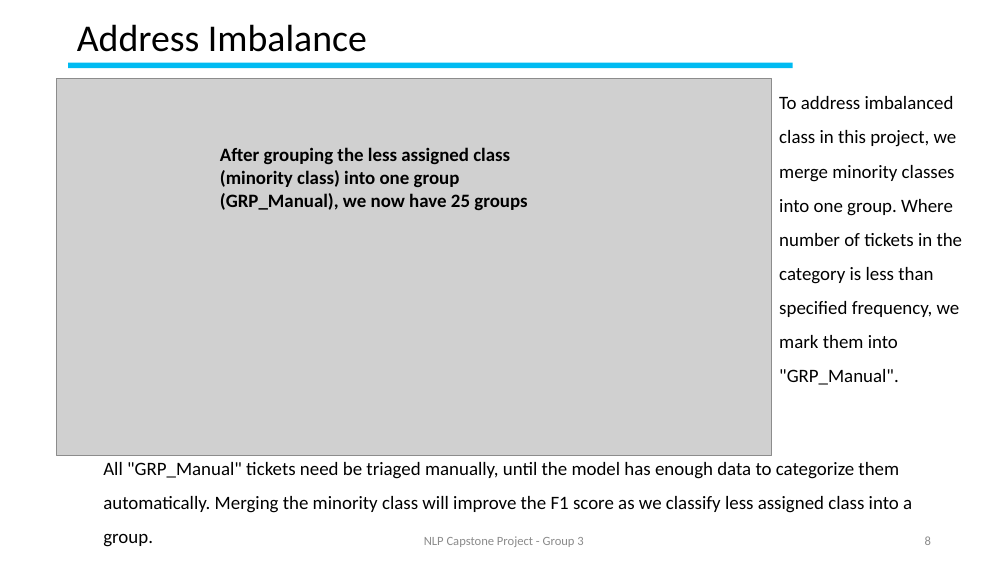
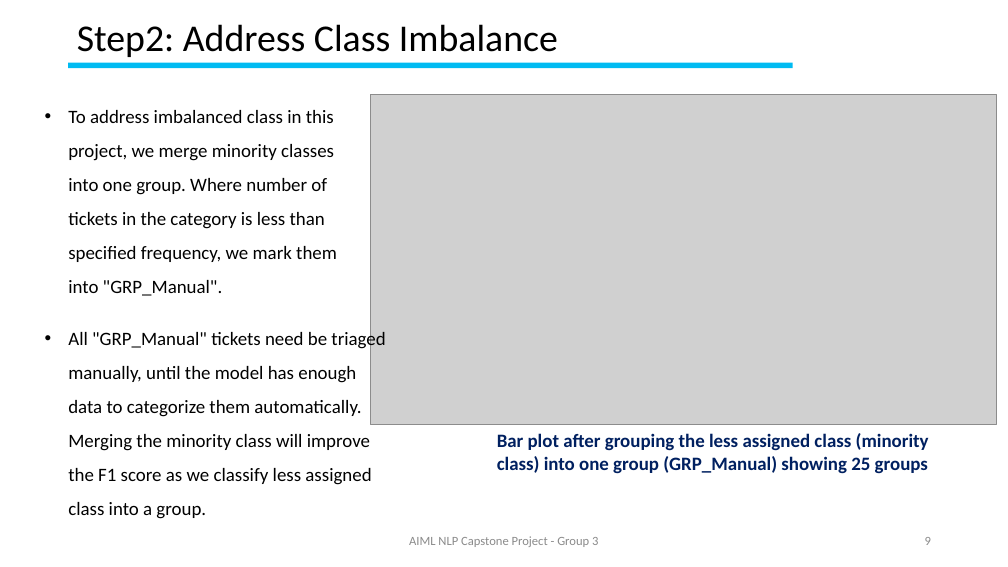
Before and after one commit to GLNLPGroup3/Capstone, a slide deck: slide 9 of Natural Language Processing (NLP) Application Capstone.pptx (slide 8 before the commit). Drawn at 1008x567 pixels with LibreOffice and Linux fonts; fonts in the diff are those of the drawing; grey boxes stand for pictures; background and template pictures are left out. Boxes give left, top, right and bottom in pixels: in the first picture for what was removed or moved away, otherwise in the second. Text is boxed around its words. In the diff, an @@ line names an element or a change of style, - is before the commit and + after.

```diff
--- a/Natural Language Processing (NLP) Application Capstone.pptx
+++ b/Natural Language Processing (NLP) Application Capstone.pptx
@@ title at <box>77,24,558,57</box>: text changed @@
-Address Imbalance
+Step2: Address Class Imbalance
@@ text "To address imbalanced class in ..." at <box>68,110,337,296</box>: bullet none to • @@
@@ text "To address imbalanced class in ...": place and size @@
-text "To address imbalanced class in ..." at <box>779,96,963,385</box>
+text "To address imbalanced class in ..." at <box>68,110,337,296</box>
@@ picture: place and size @@
-picture at <box>57,78,772,456</box>
+picture at <box>371,94,997,424</box>
@@ text "All "GRP_Manual" tickets need be ...": place and size @@
-text "All "GRP_Manual" tickets need be ..." at <box>103,462,912,547</box>
+text "All "GRP_Manual" tickets need be ..." at <box>68,330,385,519</box>
@@ text "All "GRP_Manual" tickets need be ..." at <box>68,330,385,519</box>: bullet none to • @@
@@ text at <box>497,433,929,474</box>: text changed; text colour #000000 to #002060 @@
-After grouping the less assigned class (minority class) into one group (GRP_Manual), we now have 25 groups
+Bar plot after grouping the less assigned class (minority class) into one group (GRP_Manual) showing 25 groups
@@ text at <box>409,536,598,547</box>: text changed @@
-NLP Capstone Project - Group 3
+AIML NLP Capstone Project - Group 3
```
Also in this commit, not shown: 9 other slides changed, 18 slides added.
